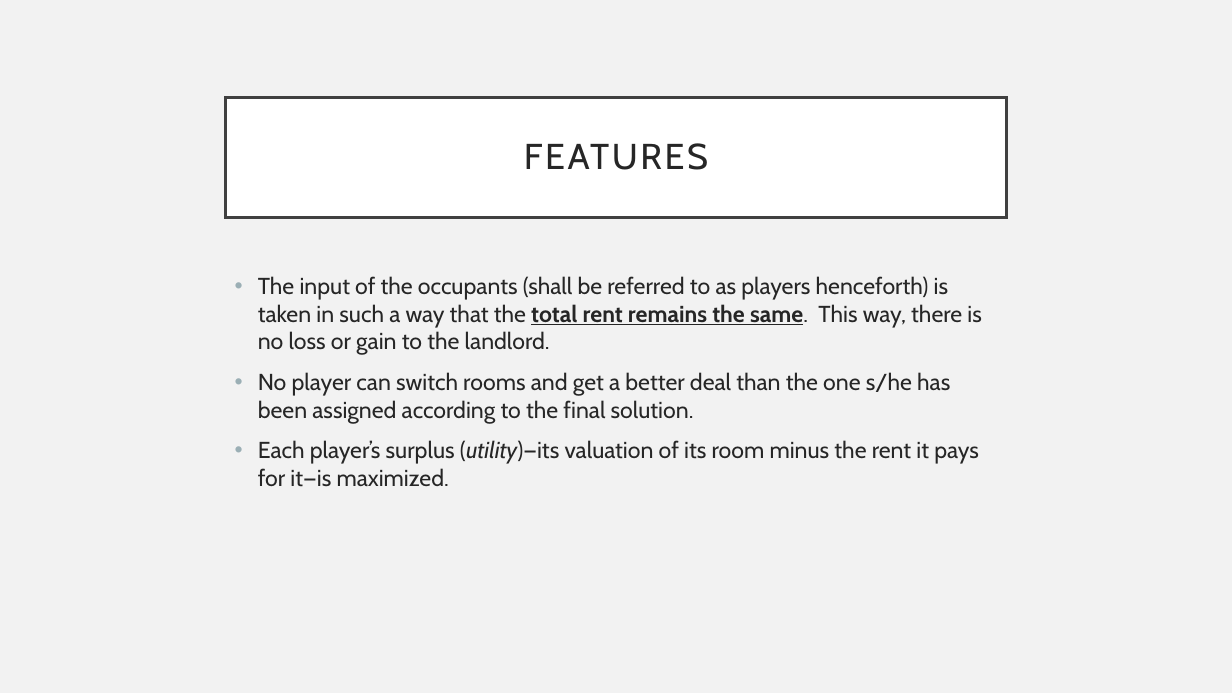
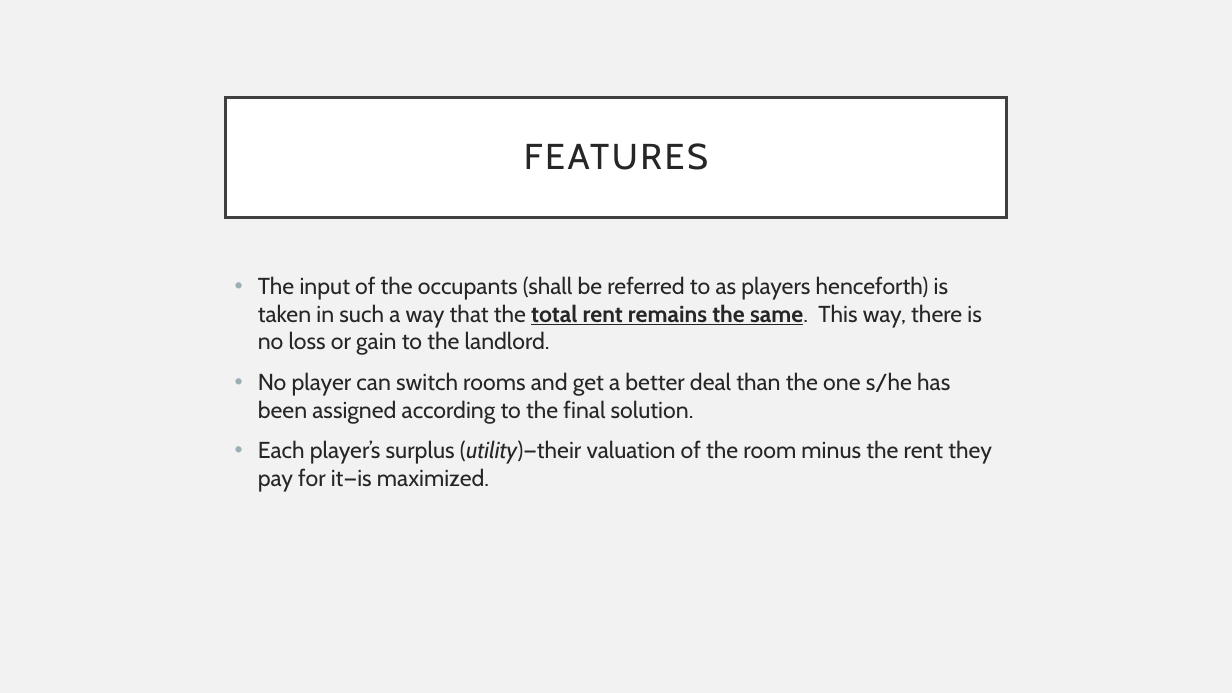
Before and after one commit to tanvinerkar/fair-rent-division, a slide deck: slide 3 of final-ppt.pptx. Drawn at 1232x693 pixels with LibreOffice and Linux fonts; fonts in the diff are those of the drawing. Boxes give left, top, right and bottom in pixels: in the first picture for what was removed or moved away, otherwise in the second. Text is boxed around its words. In the diff, an @@ line names an element or a change of style, - is before the commit and + after.

```diff
--- a/final-ppt.pptx
+++ b/final-ppt.pptx
@@ text at (258, 440, 992, 492): text changed @@
-• Each player’s surplus (utility)—its valuation of its room minus the rent it pays for it—is maximized.
+• Each player’s surplus (utility)—their valuation of the room minus the rent they pay for it—is maximized.
```
Also in this commit, not shown: 6 other slides changed, 7 slides added, 1 slide removed, 7 other files.
